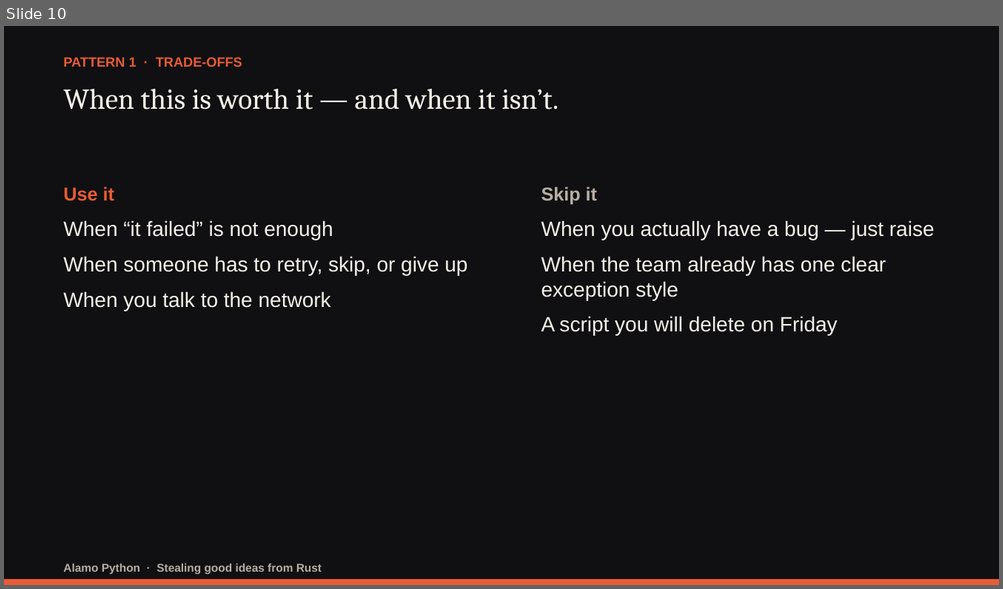
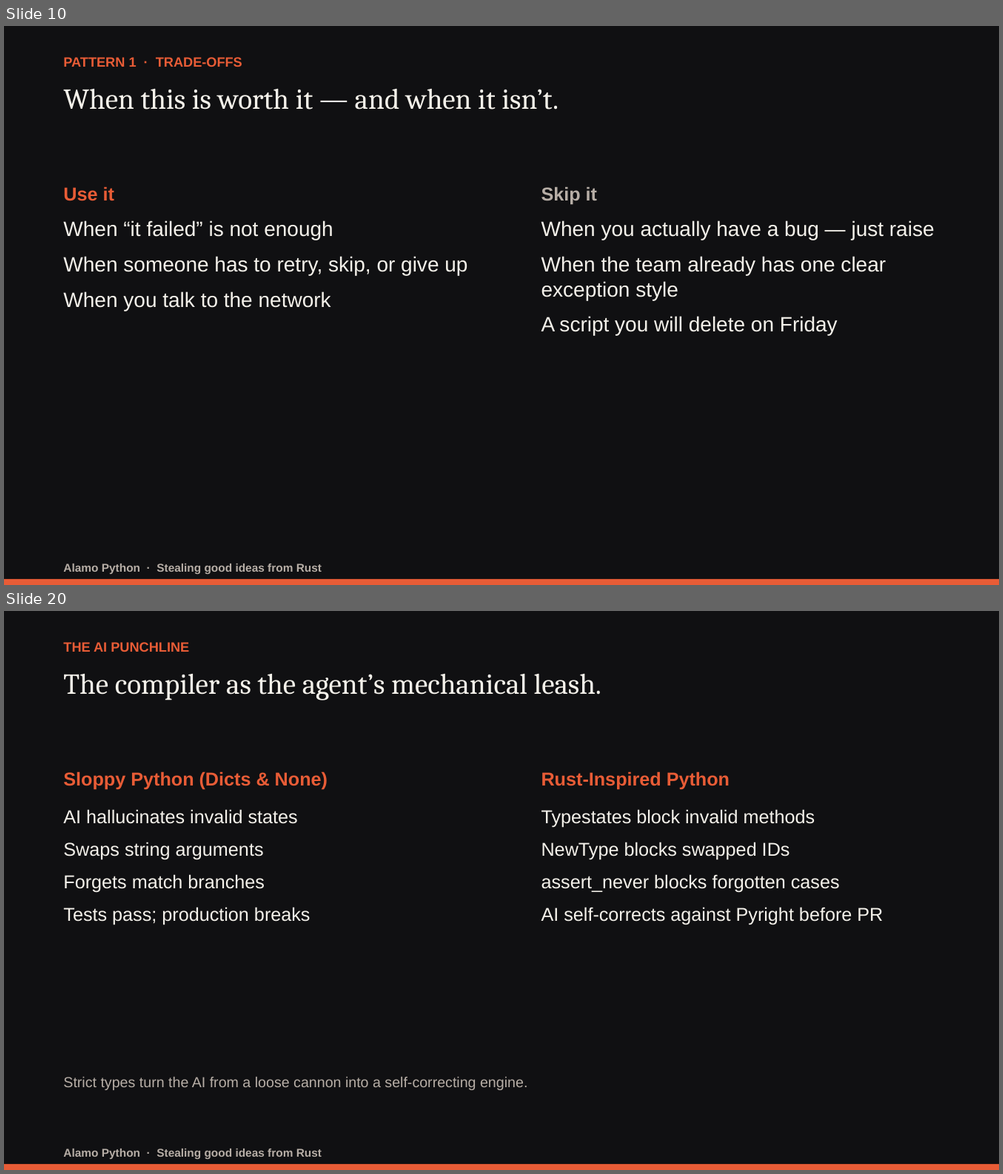
Before and after one commit to darwing1210/thinking-in-rust-writing-in-python, a slide deck: presentation/stealing-good-ideas-from-rust.pptx. Shown one above the other, each under a label of ours: slide 10 before the commit, slides 10 and 20 after it; the slides between them are not shown. The pictures are 1003x589 and 1003x1174 pixels, drawn with LibreOffice and Linux fonts; fonts in the diff are those of the drawing. Boxes give left, top, right and bottom in pixels: in the first picture for what was removed or moved away, otherwise in the second. Text is boxed around its words. In the diff, an @@ line names an element or a change of style, - is before the commit and + after.

Commit message:
Upgrade talk to 4 deep patterns: Typestates, NewType, assert_never, and Ownership law

```diff
--- a/presentation/stealing-good-ideas-from-rust.pptx
+++ b/presentation/stealing-good-ideas-from-rust.pptx
@@ slide 20 added at box(4, 611, 999, 1170), background #101012 @@
@@ text added at box(63, 642, 189, 652), 13 pt, text #E85C36, bold @@
+THE AI PUNCHLINE
@@ text added at box(63, 673, 601, 701), 28 pt, text #F4F1EA @@
+The compiler as the agent’s mechanical leash.
@@ text added at box(63, 772, 327, 790), 18 pt, text #E85C36, bold @@
+Sloppy Python (Dicts & None)
@@ text added at box(541, 772, 729, 790), 18 pt, text #E85C36, bold @@
+Rust-Inspired Python
@@ text added at box(63, 809, 310, 925), 18 pt, text #F4F1EA @@
+AI hallucinates invalid states
+Swaps string arguments
+Forgets match branches
+Tests pass; production breaks
@@ text added at box(541, 809, 882, 925), 18 pt, text #F4F1EA @@
+Typestates block invalid methods
+NewType blocks swapped IDs
+assert_never blocks forgotten cases
+AI self-corrects against Pyright before PR
@@ text added at box(63, 1077, 527, 1091), 14 pt, text #B7AEA6 @@
+Strict types turn the AI from a loose cannon into a self-correcting engine.
@@ rectangle added at box(4, 1165, 999, 1170), fill #E85C36 @@
@@ text added at box(63, 1149, 321, 1159), 11 pt, text #B7AEA6, bold @@
+Alamo Python · Stealing good ideas from Rust
```
Also in this commit, not shown: 11 slides changed, 5 other slides added, 4 slides removed, 21 other files.
